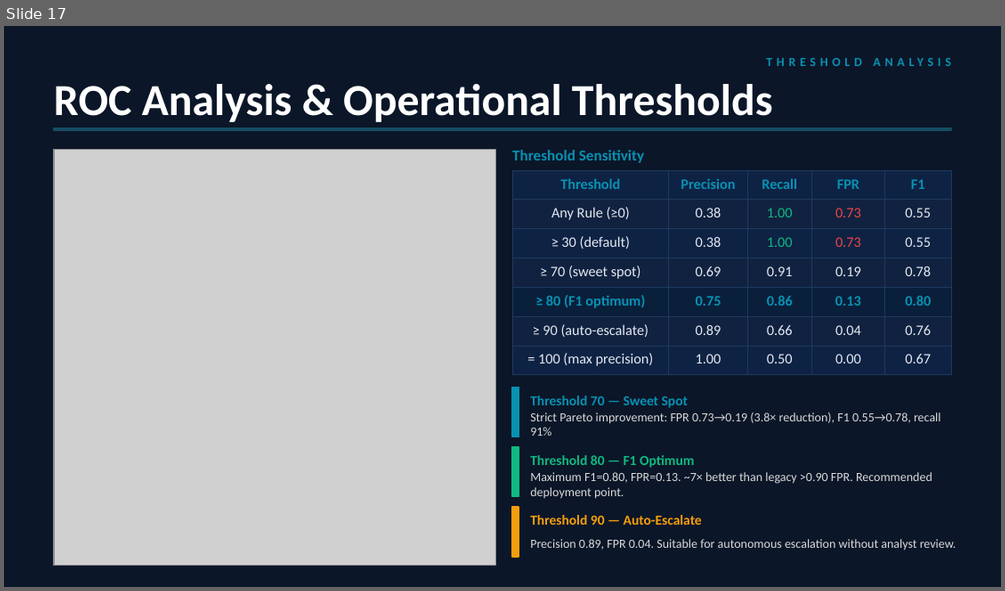
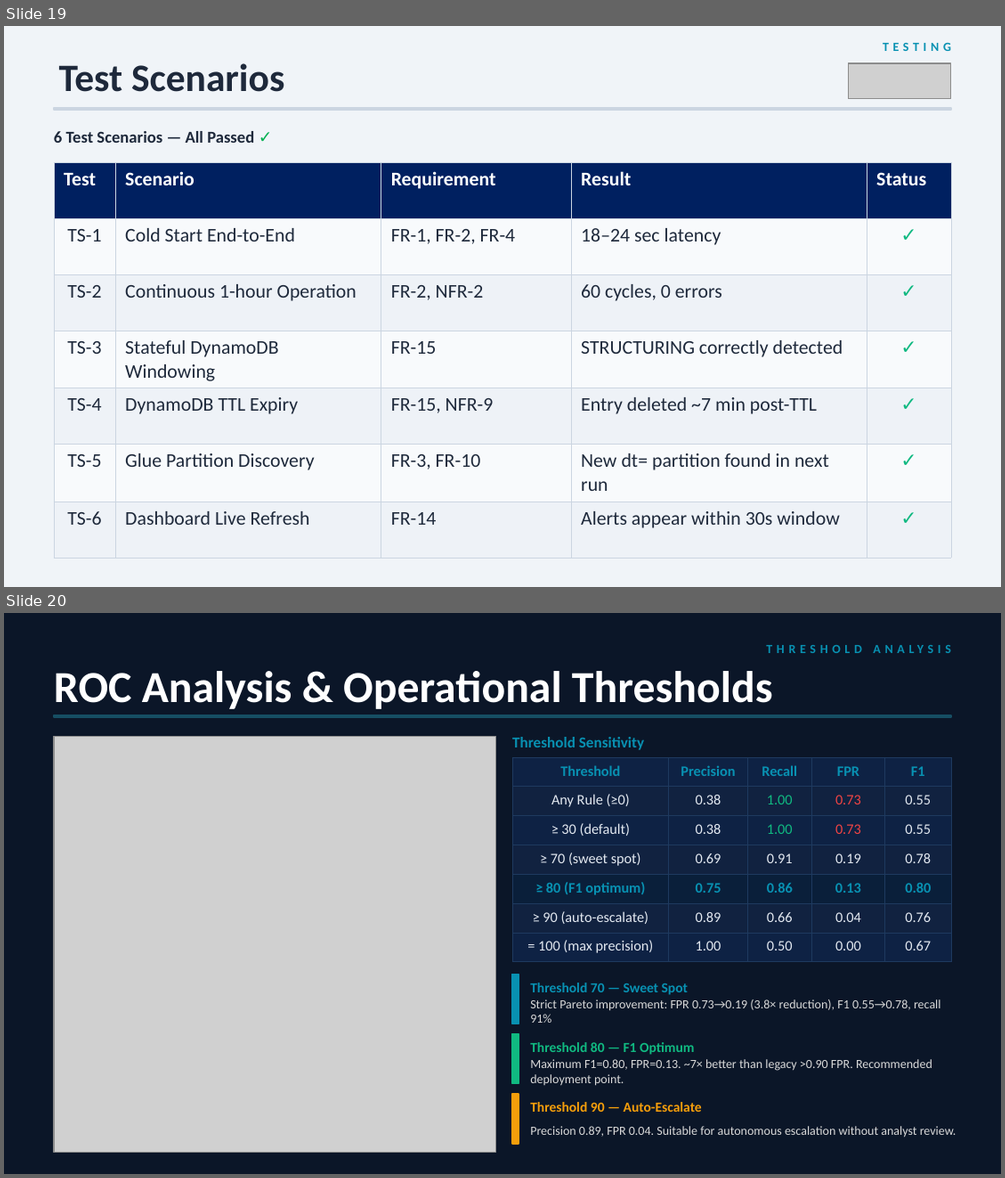
Before and after one commit to MoaviaMahmood/Financial-Transaction-Monitoring, a slide deck: docs/AML_Detection_System_Presentation.pptx. Shown one above the other, each under a label of ours: slide 17 before the commit, slides 19 and 20 after it. The pictures are 1005x591 and 1005x1178 pixels, drawn with LibreOffice and Linux fonts; fonts in the diff are those of the drawing; grey boxes stand for pictures. Boxes give left, top, right and bottom in pixels: in the first picture for what was removed or moved away, otherwise in the second. Text is boxed around its words. In the diff, an @@ line names an element or a change of style, - is before the commit and + after.

```diff
--- a/docs/AML_Detection_System_Presentation.pptx
+++ b/docs/AML_Detection_System_Presentation.pptx
@@ slide 19 added at bbox=[4, 26, 1001, 587], background #F0F4F8 @@
@@ text added at bbox=[882, 43, 951, 51], 9 pt, text #0891B2, bold @@
+TESTING
@@ text added at bbox=[59, 63, 284, 92], 28 pt, text #1E293B, bold @@
+Test Scenarios
@@ picture added at bbox=[849, 62, 951, 99] @@
@@ rectangle added at bbox=[54, 108, 951, 110], fill #CBD5E1, outline #CBD5E1 1 pt @@
@@ text added at bbox=[54, 131, 254, 143], 12 pt, text #1E293B, bold @@
+6 Test Scenarios — All Passed ✓
@@ table added at bbox=[54, 162, 952, 556], 7 rows, 5 columns @@
+Test | Scenario | Requirement | Result | Status
+TS-1 | Cold Start End-to-End | FR-1, FR-2, FR-4 | 18–24 sec latency | ✓
+TS-2 | Continuous 1-hour Operation | FR-2, NFR-2 | 60 cycles, 0 errors | ✓
+TS-3 | Stateful DynamoDB Windowing | FR-15 | STRUCTURING correctly detected | ✓
+TS-4 | DynamoDB TTL Expiry | FR-15, NFR-9 | Entry deleted ~7 min post-TTL | ✓
+TS-5 | Glue Partition Discovery | FR-3, FR-10 | New dt= partition found in next run | ✓
+TS-6 | Dashboard Live Refresh | FR-14 | Alerts appear within 30s window | ✓
@@ what was slide 17 is now slide 20 @@
```
Also in this commit, not shown: 21 slides changed, 2 other slides added.
